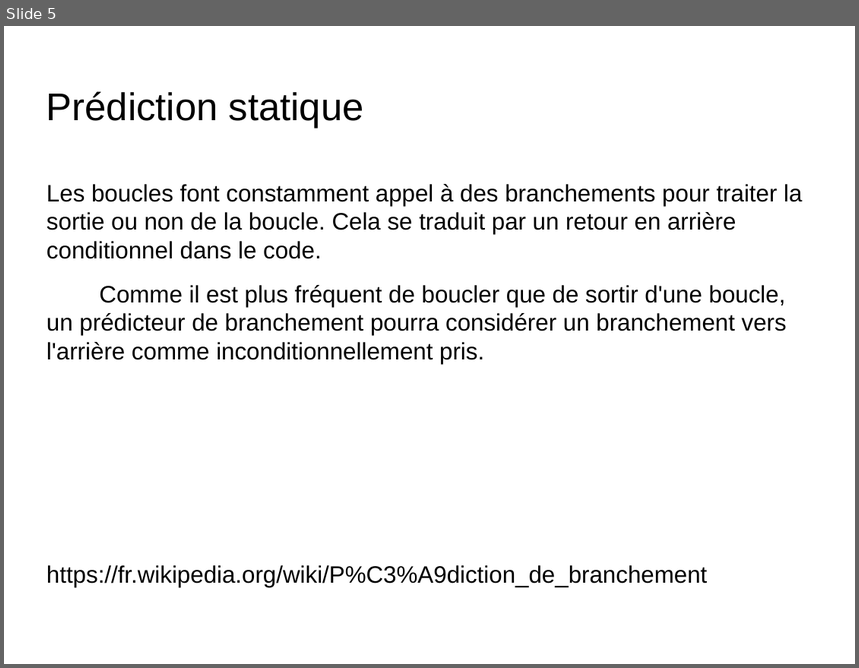
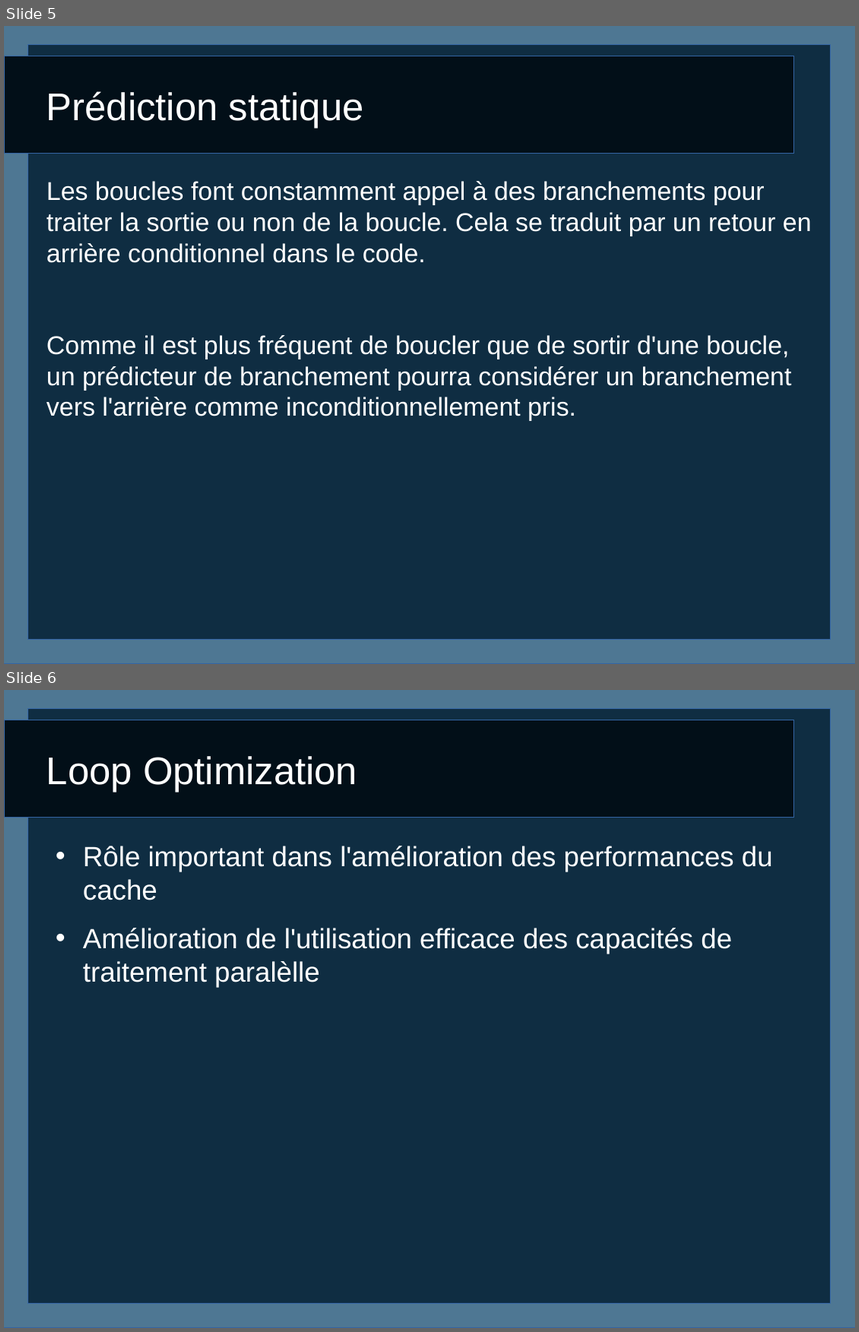
Before and after one commit to caswitch/recherche-et-doc-s4, a slide deck: Diapo1.odp. Shown one above the other, each under a label of ours: slide 5 before the commit, slides 5 and 6 after it. The pictures are 859x668 and 859x1332 pixels, drawn with LibreOffice and Linux fonts; fonts in the diff are those of the drawing; background and template pictures are left out. Boxes give left, top, right and bottom in pixels: in the first picture for what was removed or moved away, otherwise in the second. Text is boxed around its words. In the diff, an @@ line names an element or a change of style, - is before the commit and + after.

```diff
--- a/Diapo1.odp
+++ b/Diapo1.odp
@@ slide 6 added at (4, 690, 855, 1328), background #FFFFFF; not listed: 3 template elements that a slide beside it also shows @@
@@ title added at (47, 756, 357, 792), 36 pt, text #FFFFFF @@
+Loop Optimization
@@ text added at (83, 846, 773, 988), 26 pt, text #FFFFFF @@
+• Rôle important dans l'amélioration des performances du cache
+• Amélioration de l'utilisation efficace des capacités de traitement paralèlle
@@ slide 5 changed as well @@
@@ rectangle added at (4, 26, 855, 664), fill #4E7793, outline #3465A4 0 pt @@
@@ rectangle added at (28, 44, 830, 641), fill #0F2D42, outline #3465A4 0 pt @@
@@ freeform shape added at (4, 56, 795, 154), fill #020F18, outline #3465A4 0 pt @@
@@ title "Prédiction statique" at (47, 91, 364, 128): text colour #000000 to #FFFFFF @@
@@ text "Les boucles font constamment appel ..." at (47, 181, 812, 421): size 22.2 to 24 pt, text colour #000000 to #FFFFFF @@
@@ text at (47, 566, 707, 588): paragraph removed @@
-https://fr.wikipedia.org/wiki/P%C3%A9diction_de_branchement
```
Also in this commit, not shown: 6 other slides changed, 2 other slides added, 3 slides removed, 6 other files.
